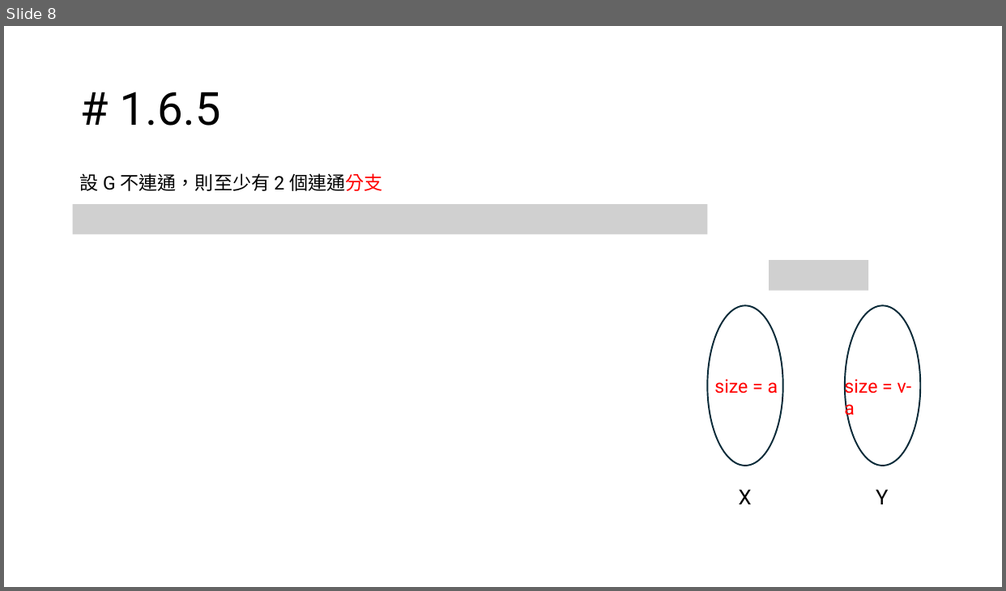
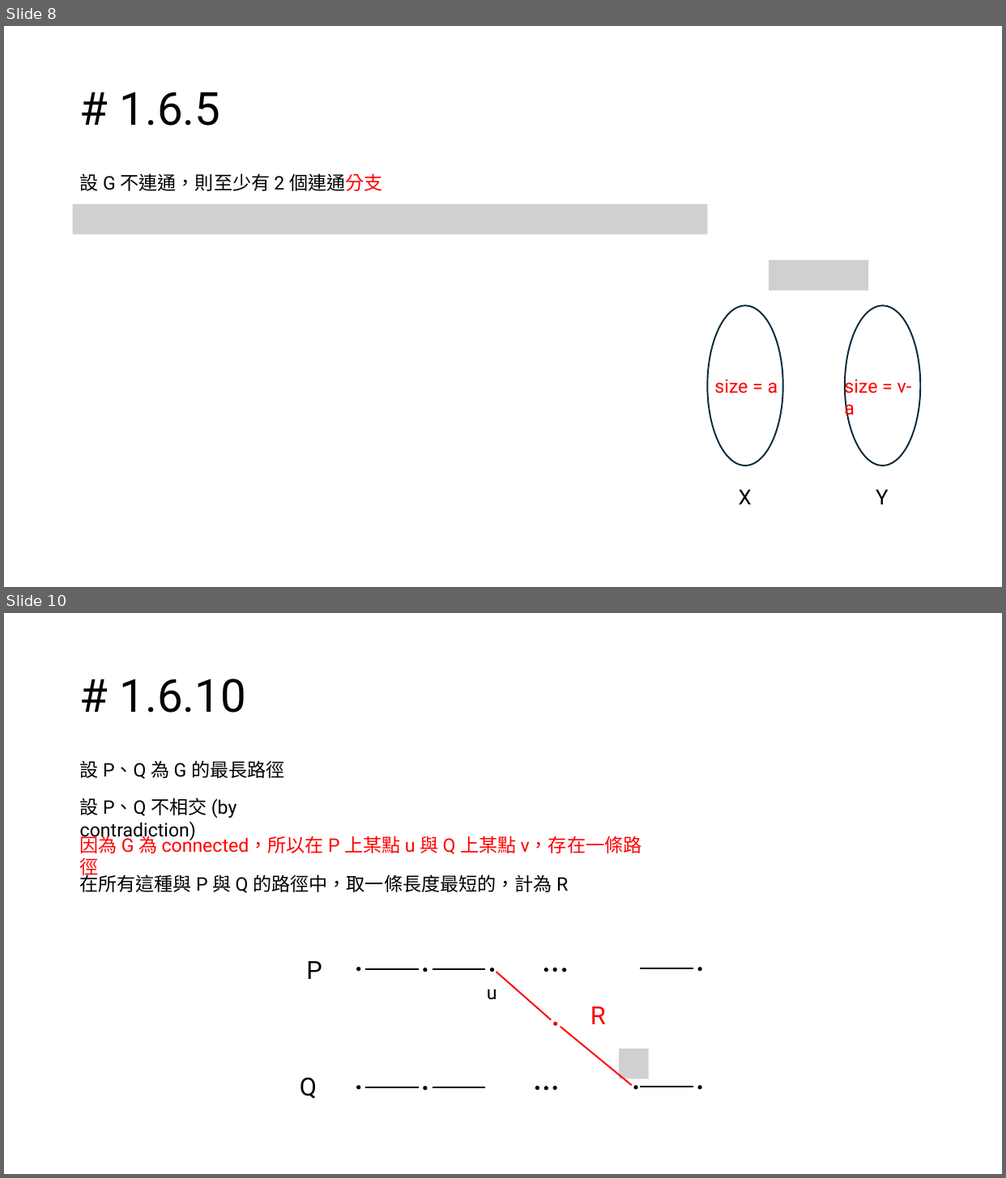
Before and after one commit to PuiPu/senior-college-spring, a slide deck: 圖論/期中圖.pptx. Shown one above the other, each under a label of ours: slide 8 before the commit, slides 8 and 10 after it; the slides between them are not shown. The pictures are 1006x591 and 1006x1178 pixels, drawn with LibreOffice and Linux fonts; fonts in the diff are those of the drawing; grey boxes stand for pictures. Boxes give left, top, right and bottom in pixels: in the first picture for what was removed or moved away, otherwise in the second. Text is boxed around its words. In the diff, an @@ line names an element or a change of style, - is before the commit and + after.

```diff
--- a/圖論/期中圖.pptx
+++ b/圖論/期中圖.pptx
@@ slide 10 added at bbox=[4, 613, 1002, 1174], background #FFFFFF @@
@@ title added at bbox=[120, 679, 247, 713], 44 pt, text #000000 @@
+# 1.6.10
@@ text added at bbox=[80, 760, 284, 779], 18 pt, text #000000 @@
+設 P、Q 為 G 的最長路徑
@@ text added at bbox=[80, 798, 237, 841], 18 pt, text #000000 @@
+設 P、Q 不相交 (by contradiction)
@@ text added at bbox=[79, 833, 642, 854], 18 pt, text #FF0000 @@
+因為 G 為 connected，所以在 P 上某點 u 與 Q 上某點 v，存在一條路徑
@@ text added at bbox=[79, 872, 568, 893], 18 pt, text #000000 @@
+在所有這種與 P 與 Q 的路徑中，取一條長度最短的，計為 R
@@ group added at bbox=[300, 961, 702, 1099]: 15 ellipses, 8 lines, 4 texts, 1 picture @@
+P
+Q
+u
+R
```
Also in this commit, not shown: 10 other slides added, 12 other files.
